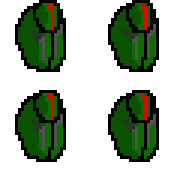
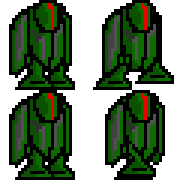
Layer changes from the first 180 × 180 image to the second:
showed "brazo sin arma" over box(9, 9, 129, 168)
showed "pierna" over box(15, 54, 156, 180)
showed "Pierna Trasera" over box(36, 48, 174, 180)
showed "brazo atras" over box(48, 3, 165, 165)
